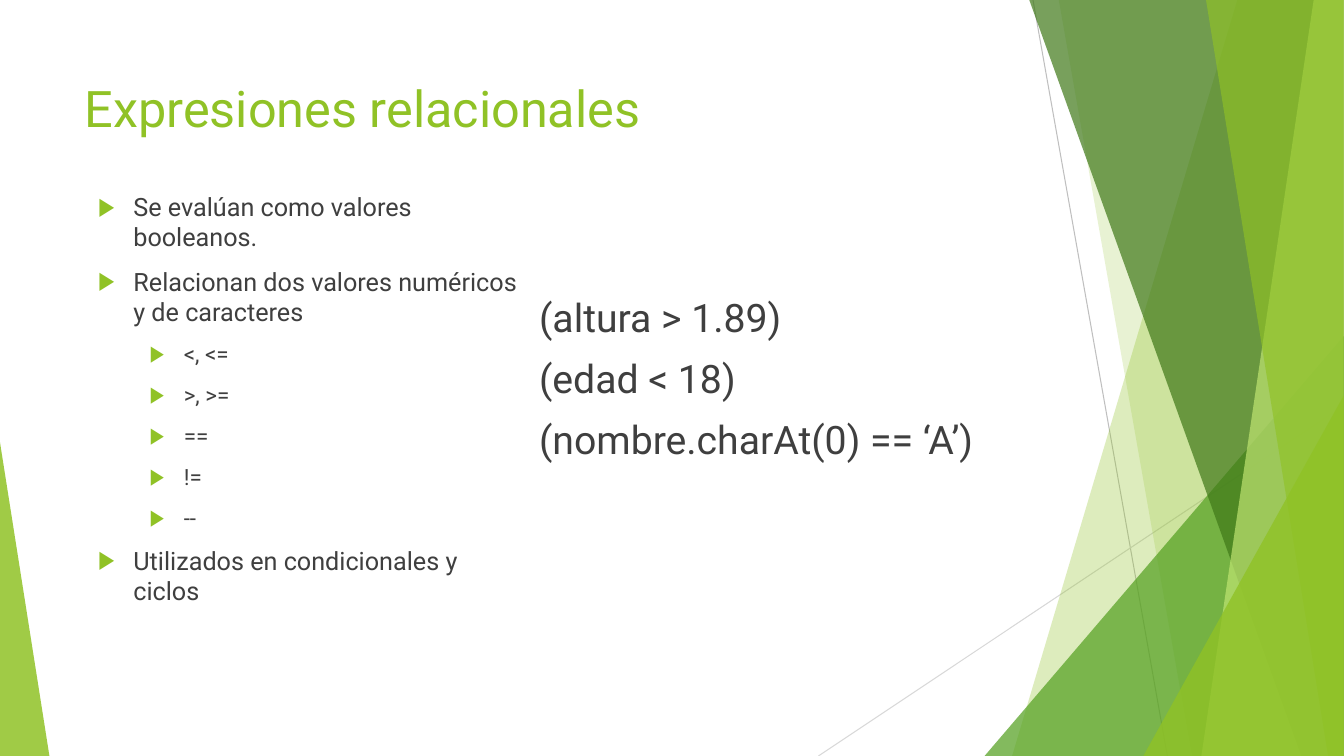
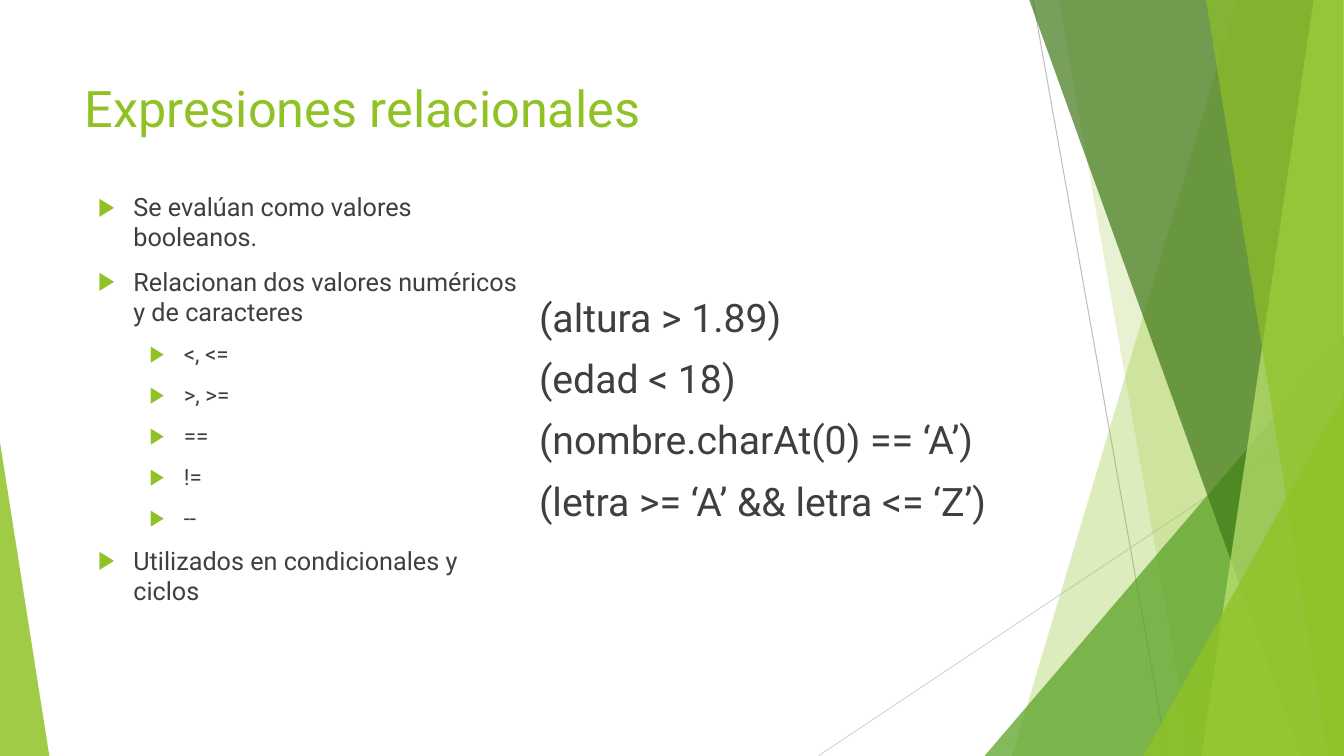
Before and after one commit to jomarnavarro/basicJava, a slide deck: slide 16 of slides/SeleniumModule2.pptx. Drawn at 1344x756 pixels with LibreOffice and Linux fonts; fonts in the diff are those of the drawing. Boxes give left, top, right and bottom in pixels: in the first picture for what was removed or moved away, otherwise in the second. Text is boxed around its words. In the diff, an @@ line names an element or a change of style, - is before the commit and + after.

```diff
--- a/slides/SeleniumModule2.pptx
+++ b/slides/SeleniumModule2.pptx
@@ text at box(539, 485, 986, 525): paragraph added @@
+(letra >= ‘A’ && letra <= ‘Z’)
```
Also in this commit, not shown: 6 other slides changed, 2 slides added, 1 slide removed, 5 other files.
